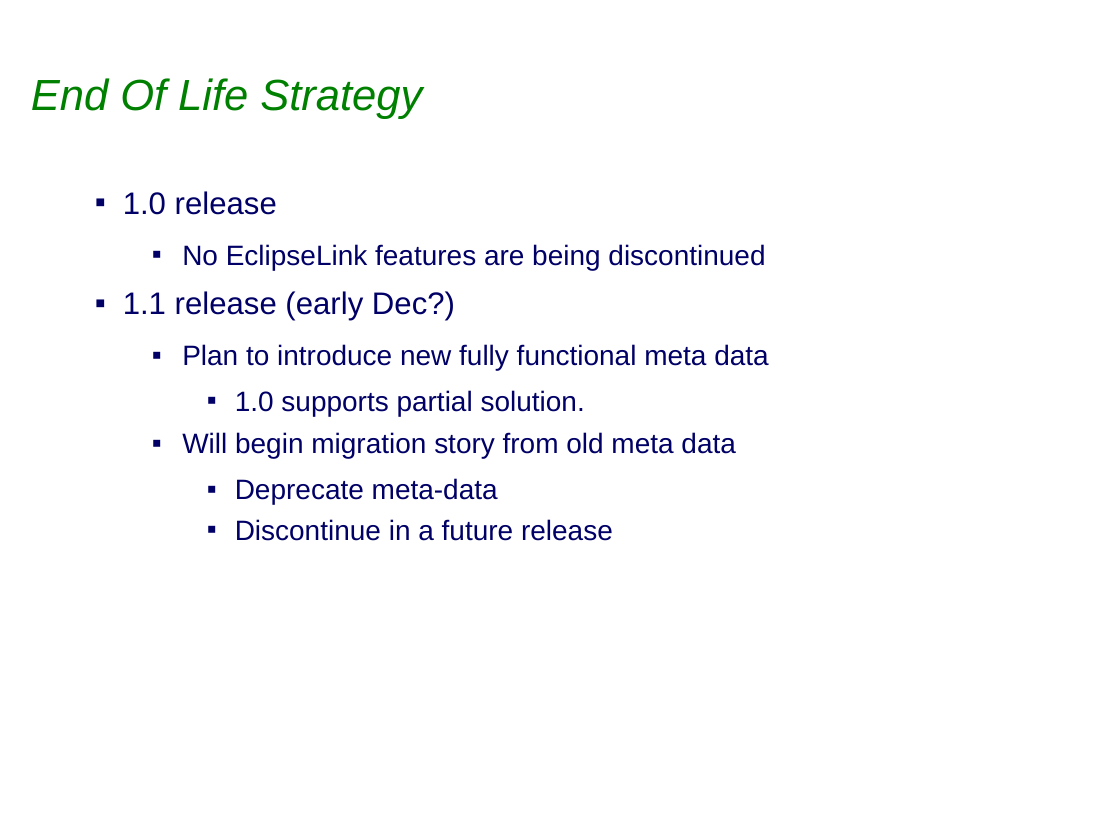
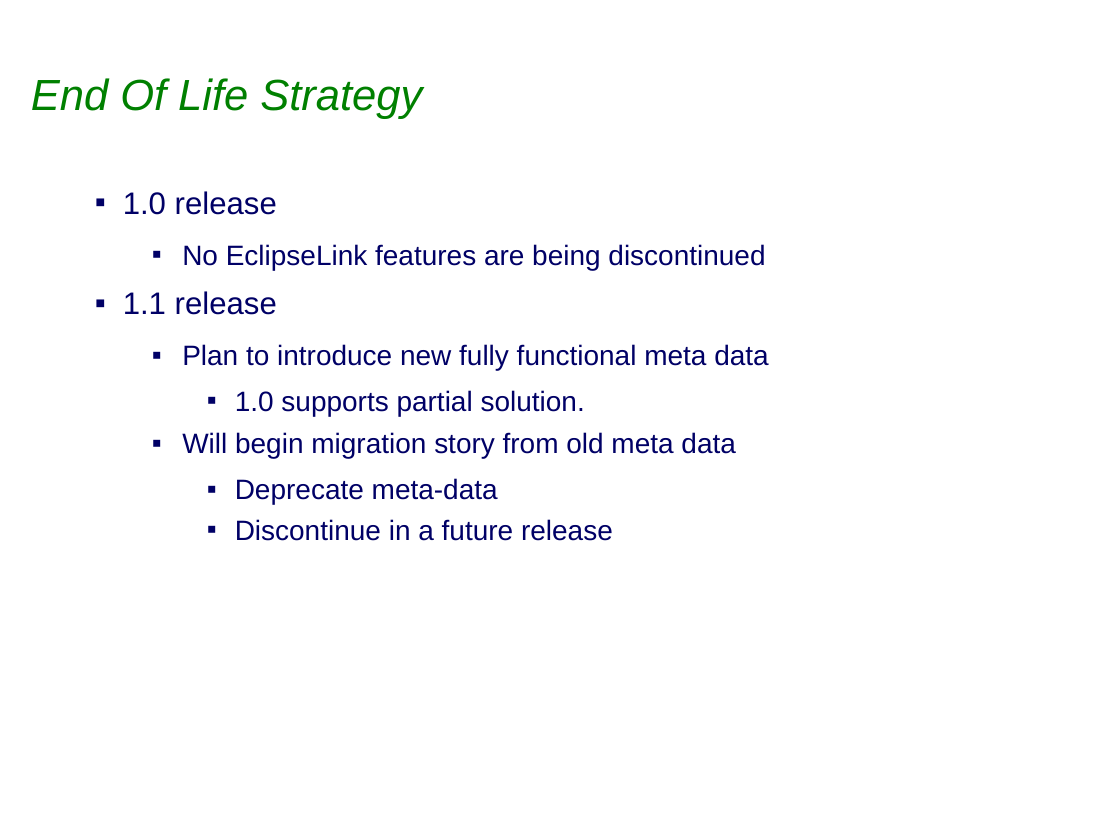
Before and after one commit to eclipse-ee4j/eclipselink, a slide deck: slide 18 of project-admin/Graduation_Release_Review.ppt. Drawn at 1120x840 pixels with LibreOffice and Linux fonts; fonts in the diff are those of the drawing; background and template pictures are left out. Boxes give left, top, right and bottom in pixels: in the first picture for what was removed or moved away, otherwise in the second. Text is boxed around its words. In the diff, an @@ line names an element or a change of style, - is before the commit and + after.

Commit message:
Prep for 1st Draft of Graduation review

```diff
--- a/project-admin/Graduation_Release_Review.ppt
+++ b/project-admin/Graduation_Release_Review.ppt
@@ text at (x1=123, y1=291, x2=277, y2=315): text changed @@
-▪ 1.1 release (early Dec?)
+▪ 1.1 release
```
